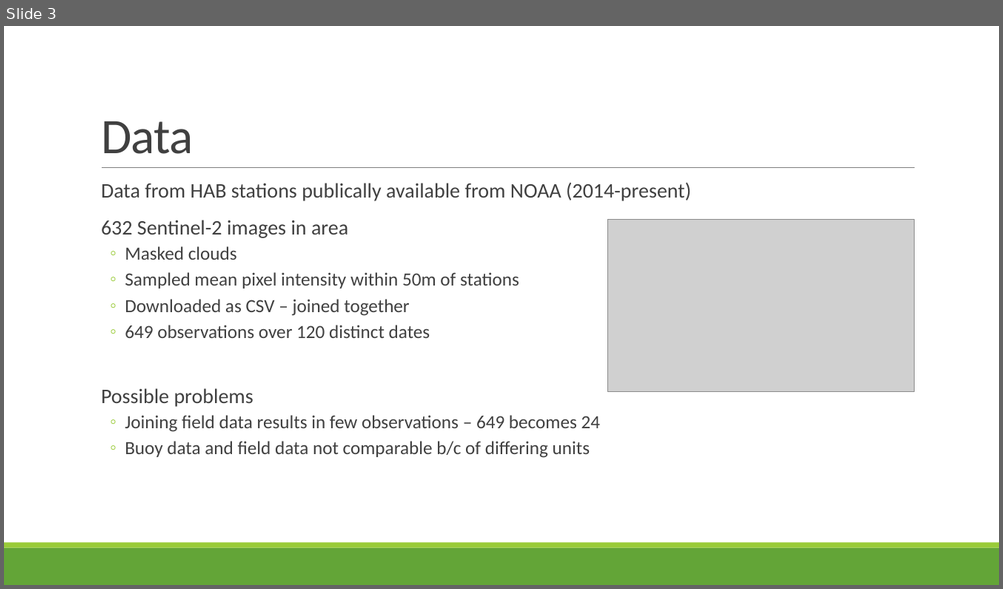
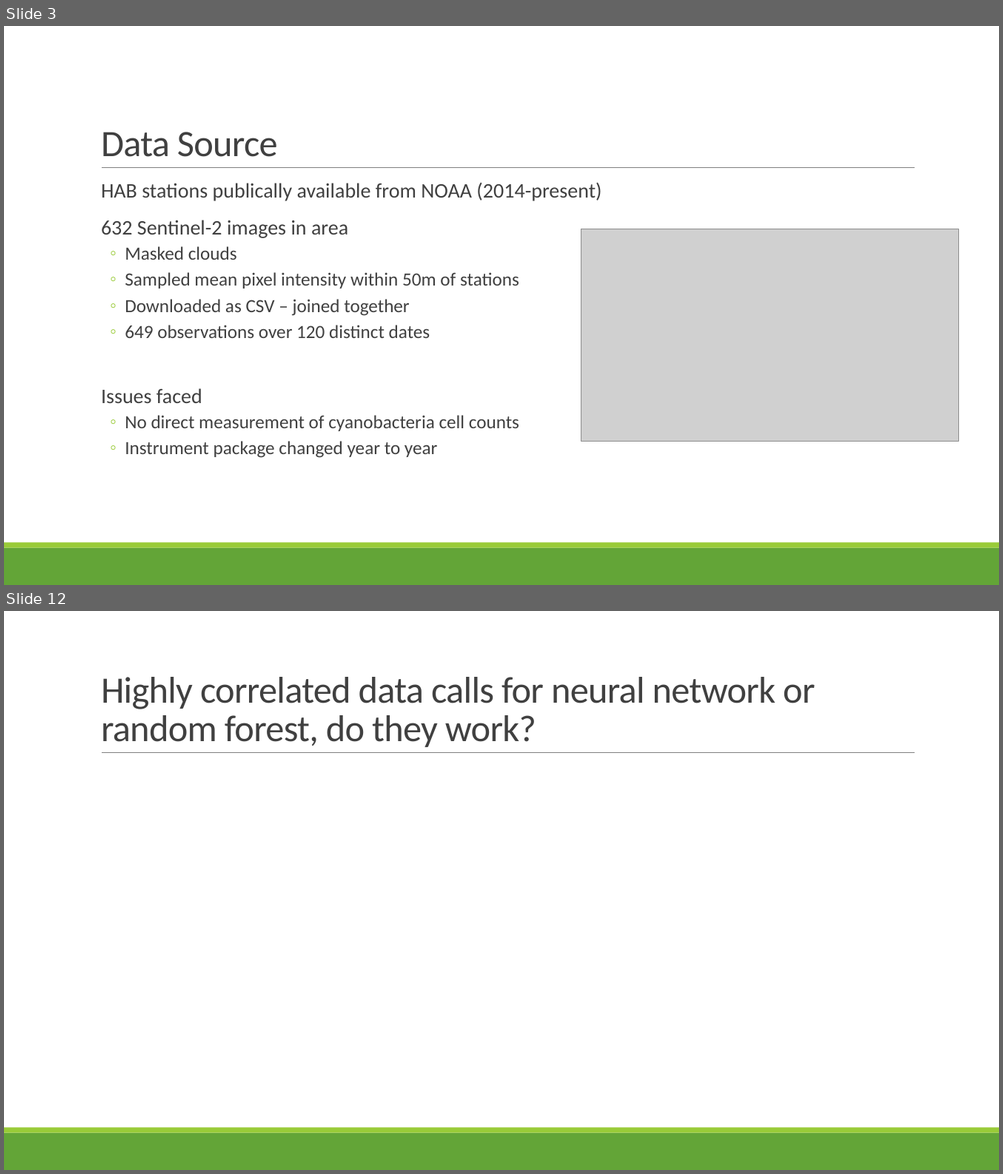
Before and after one commit to s-kganz/erie_habs, a slide deck: 04_presentation/HABs with Sentinel-2.pptx. Shown one above the other, each under a label of ours: slide 3 before the commit, slides 3 and 12 after it; the slides between them are not shown. The pictures are 1003x589 and 1003x1174 pixels, drawn with LibreOffice and Linux fonts; fonts in the diff are those of the drawing; grey boxes stand for pictures. Boxes give left, top, right and bottom in pixels: in the first picture for what was removed or moved away, otherwise in the second. Text is boxed around its words. In the diff, an @@ line names an element or a change of style, - is before the commit and + after.

```diff
--- a/04_presentation/HABs with Sentinel-2.pptx
+++ b/04_presentation/HABs with Sentinel-2.pptx
@@ slide 12 added at box(4, 611, 999, 1170), background #FFFFFF; not listed: 3 template elements that a slide beside it also shows @@
@@ title added at box(101, 677, 814, 747), 36 pt, text #404040 @@
+Highly correlated data calls for neural network or random forest, do they work?
@@ slide 3 changed as well @@
@@ title at box(101, 132, 278, 157): text changed; size 48 to 36 pt @@
-Data
+Data Source
@@ text at box(101, 182, 601, 201): text changed @@
-  Data from HAB stations publically available from NOAA (2014-present)
+  HAB stations publically available from NOAA (2014-present)
@@ picture: place and size @@
-picture at box(608, 219, 914, 392)
+picture at box(580, 229, 959, 442)
@@ text at box(101, 389, 519, 458): text changed @@
-  Possible problems
-  ◦ Joining field data results in few observations – 649 becomes 24
-  ◦ Buoy data and field data not comparable b/c of differing units
+  Issues faced
+  ◦ No direct measurement of cyanobacteria cell counts
+  ◦ Instrument package changed year to year
```
Also in this commit, not shown: 2 other slides changed, 12 other slides added, 1 slide removed, 7 other files.
